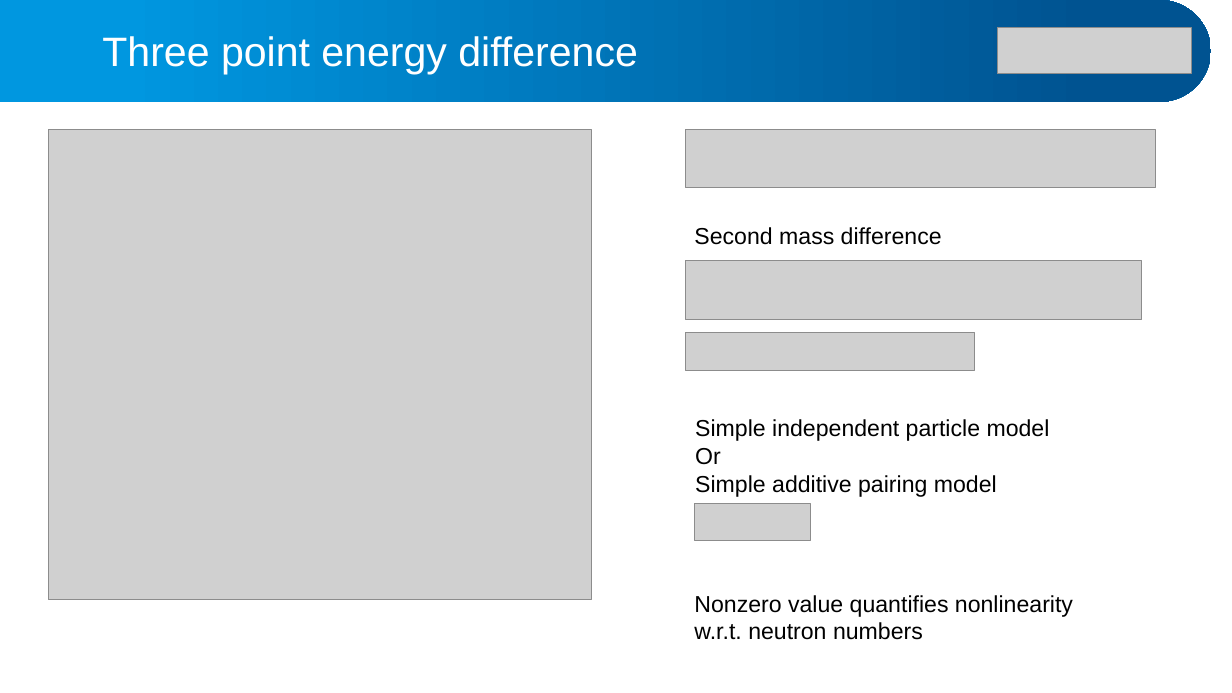
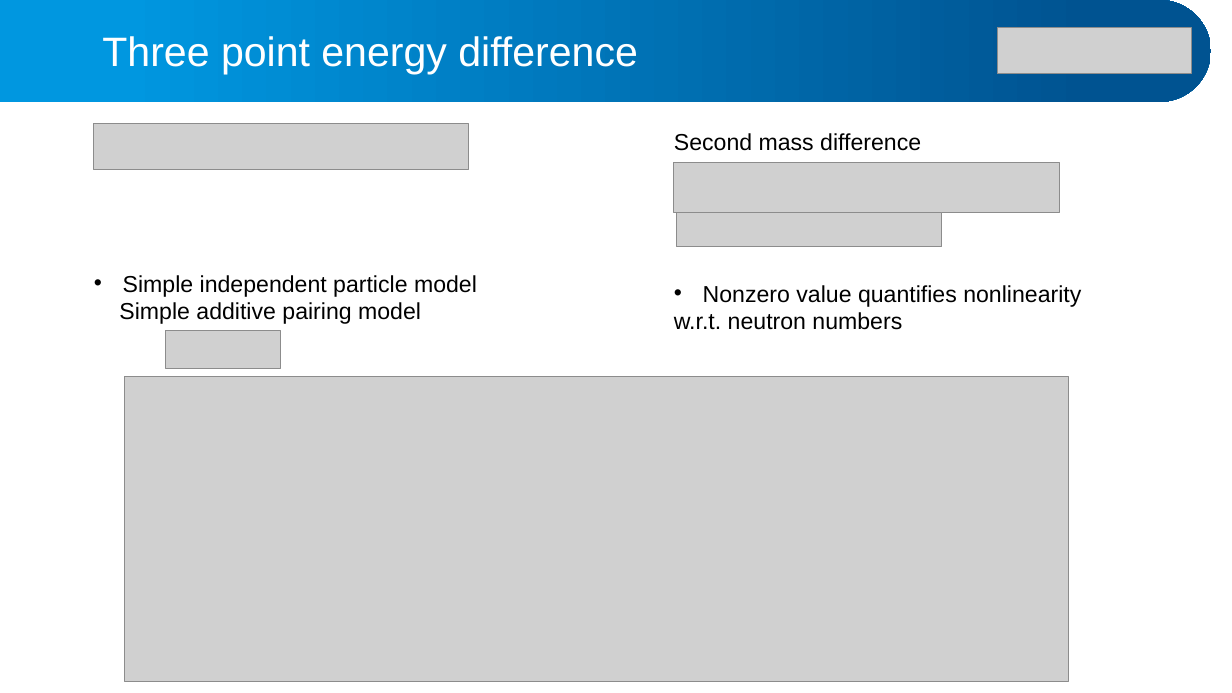
Before and after one commit to alphacentaury-github/NPSS2020, a slide deck: slide 11 of 20260915_JPS_SONG.pptx (slide 10 before the commit). Drawn at 1232x693 pixels with LibreOffice and Linux fonts; fonts in the diff are those of the drawing; grey boxes stand for pictures. Boxes give left, top, right and bottom in pixels: in the first picture for what was removed or moved away, otherwise in the second. Text is boxed around its words. In the diff, an @@ line names an element or a change of style, - is before the commit and + after.

```diff
--- a/20260915_JPS_SONG.pptx
+++ b/20260915_JPS_SONG.pptx
@@ picture removed at (x1=48, y1=129, x2=592, y2=600) @@
@@ picture resized from (x1=686, y1=129, x2=1155, y2=188) to (x1=93, y1=123, x2=469, y2=169) @@
@@ text "Second mass difference" moved from (x1=694, y1=227, x2=942, y2=245) to (x1=674, y1=133, x2=921, y2=151) @@
@@ picture resized from (x1=686, y1=261, x2=1142, y2=320) to (x1=674, y1=163, x2=1059, y2=213) @@
@@ picture resized from (x1=686, y1=333, x2=975, y2=371) to (x1=677, y1=213, x2=943, y2=248) @@
@@ text "Simple independent particle model" moved from (x1=695, y1=419, x2=1050, y2=497) to (x1=119, y1=275, x2=477, y2=324) @@
@@ text at (x1=123, y1=275, x2=477, y2=297): bullet none to • @@
@@ text "Nonzero value quantifies nonlinearity" moved from (x1=694, y1=595, x2=1073, y2=640) to (x1=674, y1=285, x2=1081, y2=330) @@
@@ text at (x1=703, y1=285, x2=1081, y2=307): bullet none to • @@
@@ picture moved from (x1=695, y1=504, x2=811, y2=542) to (x1=165, y1=331, x2=281, y2=369) @@
@@ picture added at (x1=125, y1=377, x2=1069, y2=681) @@
@@ text at (x1=695, y1=448, x2=721, y2=465): paragraph removed @@
-Or
```
Also in this commit, not shown: 10 other slides changed.
